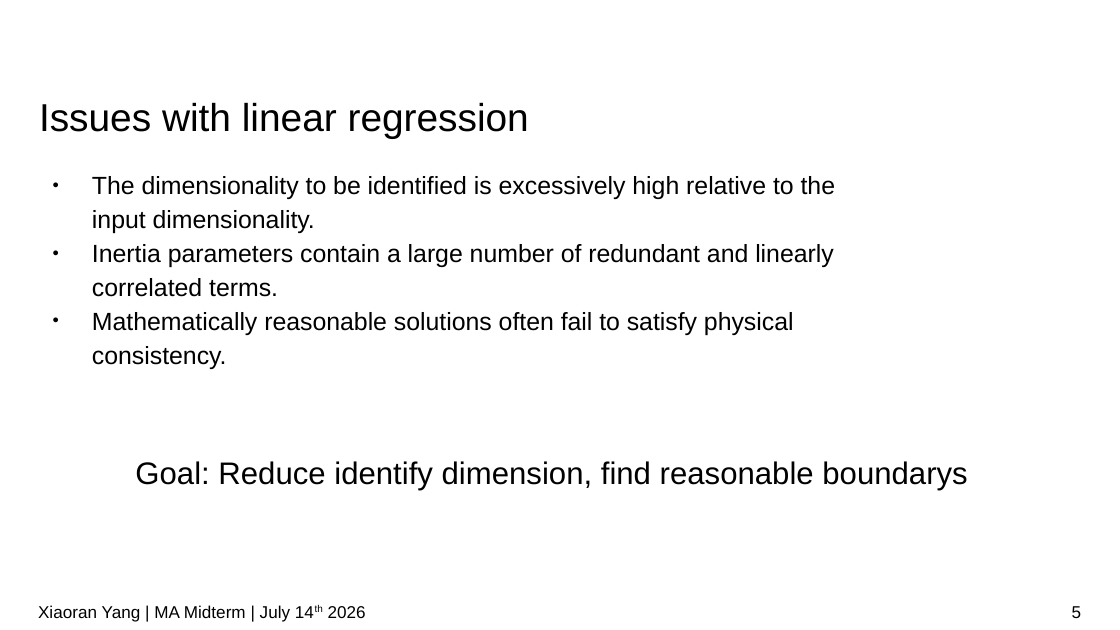
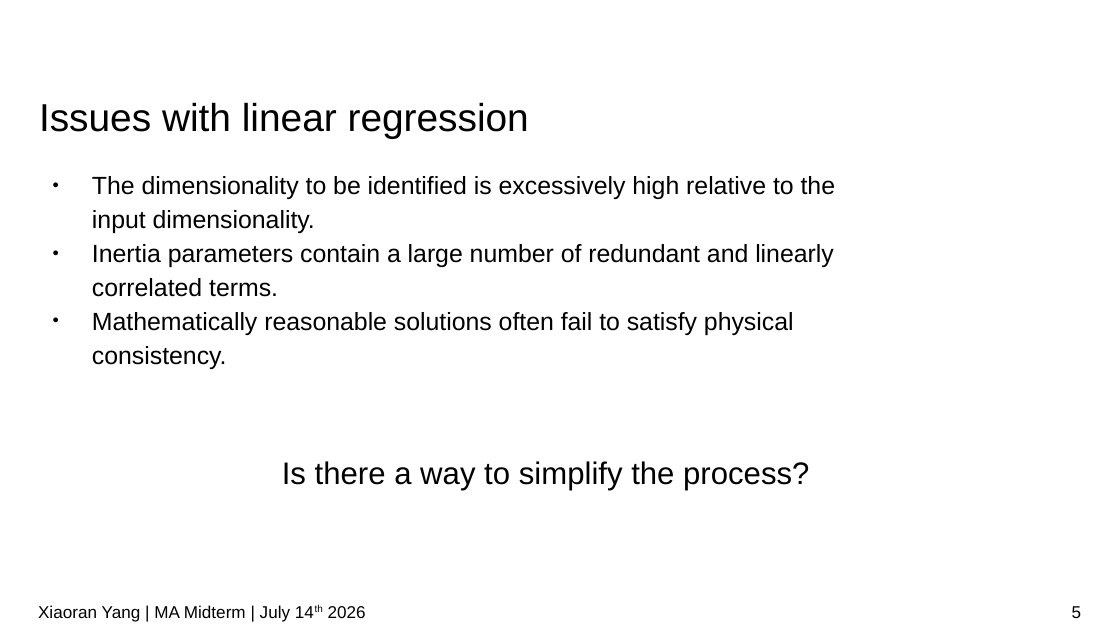
Before and after one commit to IDoccupled/identification, a slide deck: slide 5 of presentation/Midterm.odp. Drawn at 1120x630 pixels with LibreOffice and Linux fonts; fonts in the diff are those of the drawing; background and template pictures are left out. Boxes give left, top, right and bottom in pixels: in the first picture for what was removed or moved away, otherwise in the second. Text is boxed around its words. In the diff, an @@ line names an element or a change of style, - is before the commit and + after.

```diff
--- a/presentation/Midterm.odp
+++ b/presentation/Midterm.odp
@@ text removed at (x1=135, y1=461, x2=967, y2=490) @@
-Goal: Reduce identify dimension, find reasonable boundarys
@@ text added at (x1=282, y1=461, x2=809, y2=490), 20 pt, text #000000 @@
+Is there a way to simplify the process?
```
Also in this commit, not shown: 4 other slides changed, 4 slides added, 1 slide removed.
